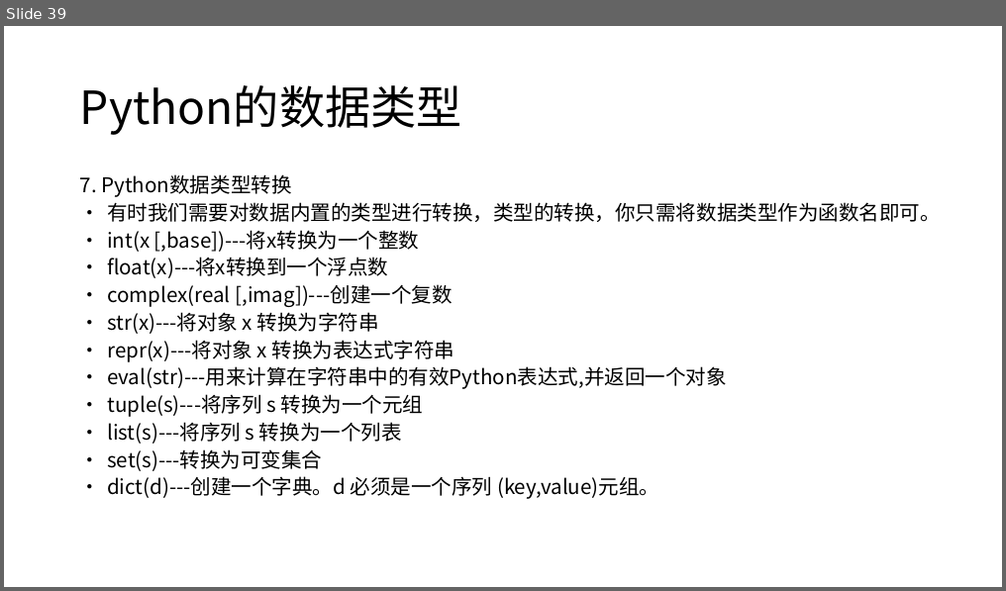
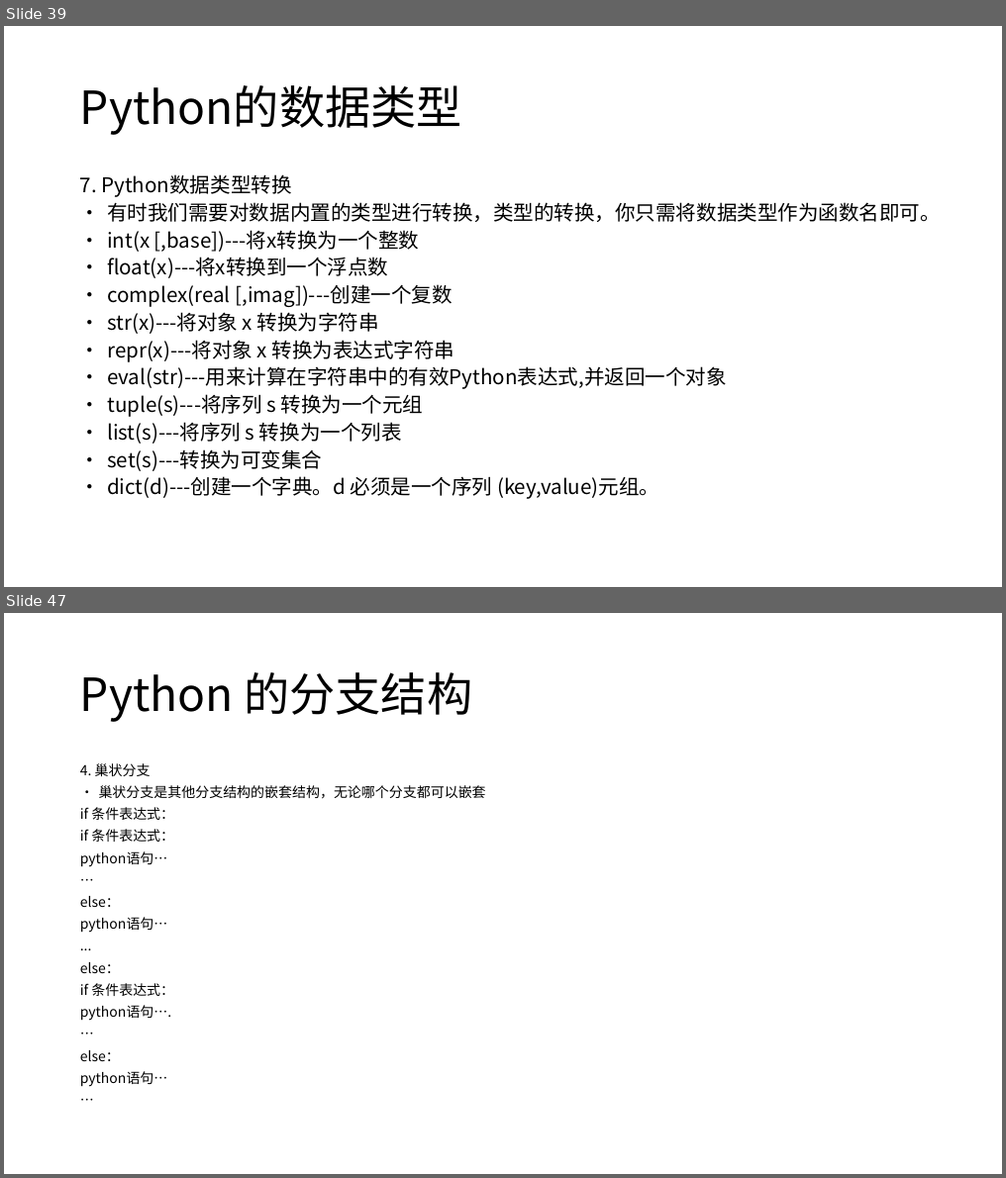
Before and after one commit to kurtchen1988/pythonTec, a slide deck: PPT/Python01.pptx. Shown one above the other, each under a label of ours: slide 39 before the commit, slides 39 and 47 after it; the slides between them are not shown. The pictures are 1006x591 and 1006x1178 pixels, drawn with LibreOffice and Linux fonts; fonts in the diff are those of the drawing. Boxes give left, top, right and bottom in pixels: in the first picture for what was removed or moved away, otherwise in the second. Text is boxed around its words. In the diff, an @@ line names an element or a change of style, - is before the commit and + after.

```diff
--- a/PPT/Python01.pptx
+++ b/PPT/Python01.pptx
@@ slide 47 added at (x1=4, y1=613, x2=1002, y2=1174), background #FFFFFF @@
@@ title added at (x1=80, y1=672, x2=472, y2=722), 44 pt, text #000000 @@
+Python 的分支结构
@@ text added at (x1=80, y1=763, x2=486, y2=1087), 13.3 pt, text #000000 @@
+4. 巢状分支
+• 巢状分支是其他分支结构的嵌套结构，无论哪个分支都可以嵌套
+if 条件表达式：
+if 条件表达式：
+python语句…
+…
+else：
+python语句…
+...
+else：
+if 条件表达式：
+python语句….
+…
+else：
+python语句…
+…
```
Also in this commit, not shown: 2 slides changed, 14 other slides added, 3 other files.
